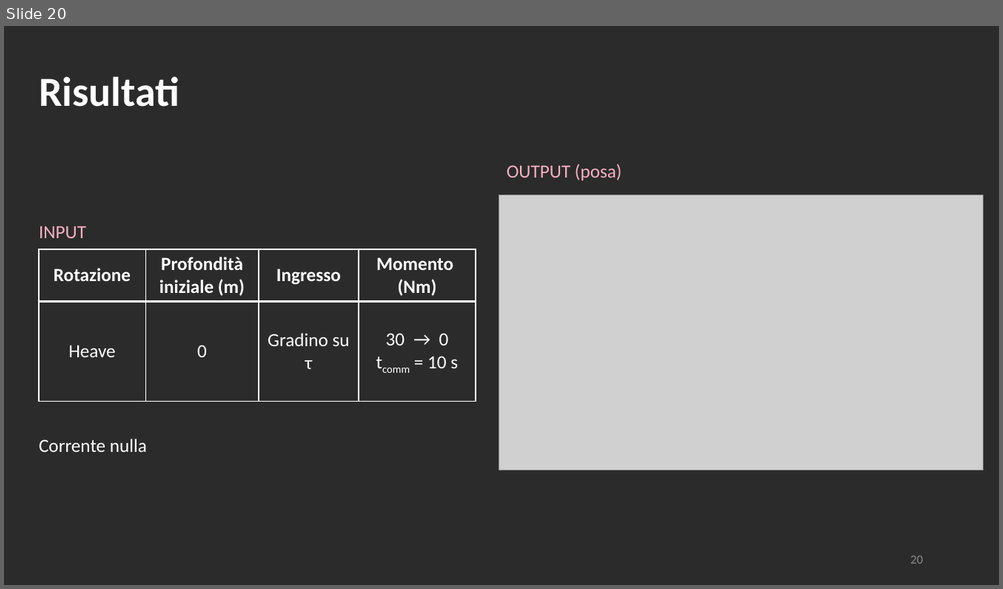
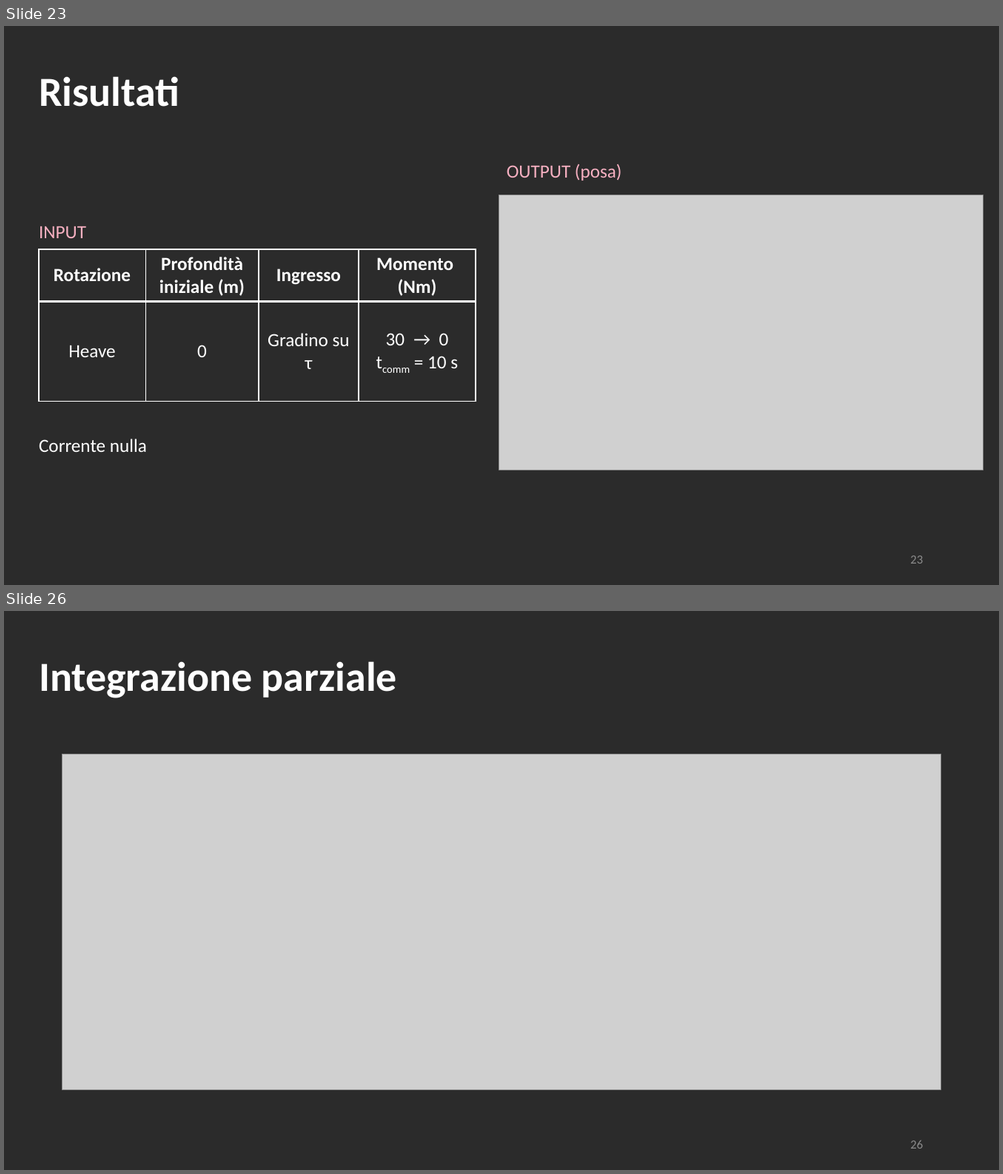
Before and after one commit to polifab/Subacquei_modello, a slide deck: presentazione.pptx. Shown one above the other, each under a label of ours: slide 20 before the commit, slides 23 and 26 after it; the slides between them are not shown. The pictures are 1003x589 and 1003x1174 pixels, drawn with LibreOffice and Linux fonts; fonts in the diff are those of the drawing; grey boxes stand for pictures; background and template pictures are left out; a plain dark background stands for a picture behind light text. Boxes give left, top, right and bottom in pixels: in the first picture for what was removed or moved away, otherwise in the second. Text is boxed around its words. In the diff, an @@ line names an element or a change of style, - is before the commit and + after.

```diff
--- a/presentazione.pptx
+++ b/presentazione.pptx
@@ slide 26 added at (4,611,999,1170), background picture (left out) @@
@@ text added at (39,661,397,698), 40 pt, text #FFFFFF, bold @@
+Integrazione parziale
@@ picture added at (62,755,941,1090) @@
@@ page number added at (910,1141,922,1149), 12 pt, text #8C8C8C @@
+26
@@ what was slide 20 is now slide 23 @@
@@ page number at (910,556,922,564): text changed @@
-20
+23
```
Also in this commit, not shown: 8 slides changed, 6 other slides added, 1 slide removed, 9 other files.
